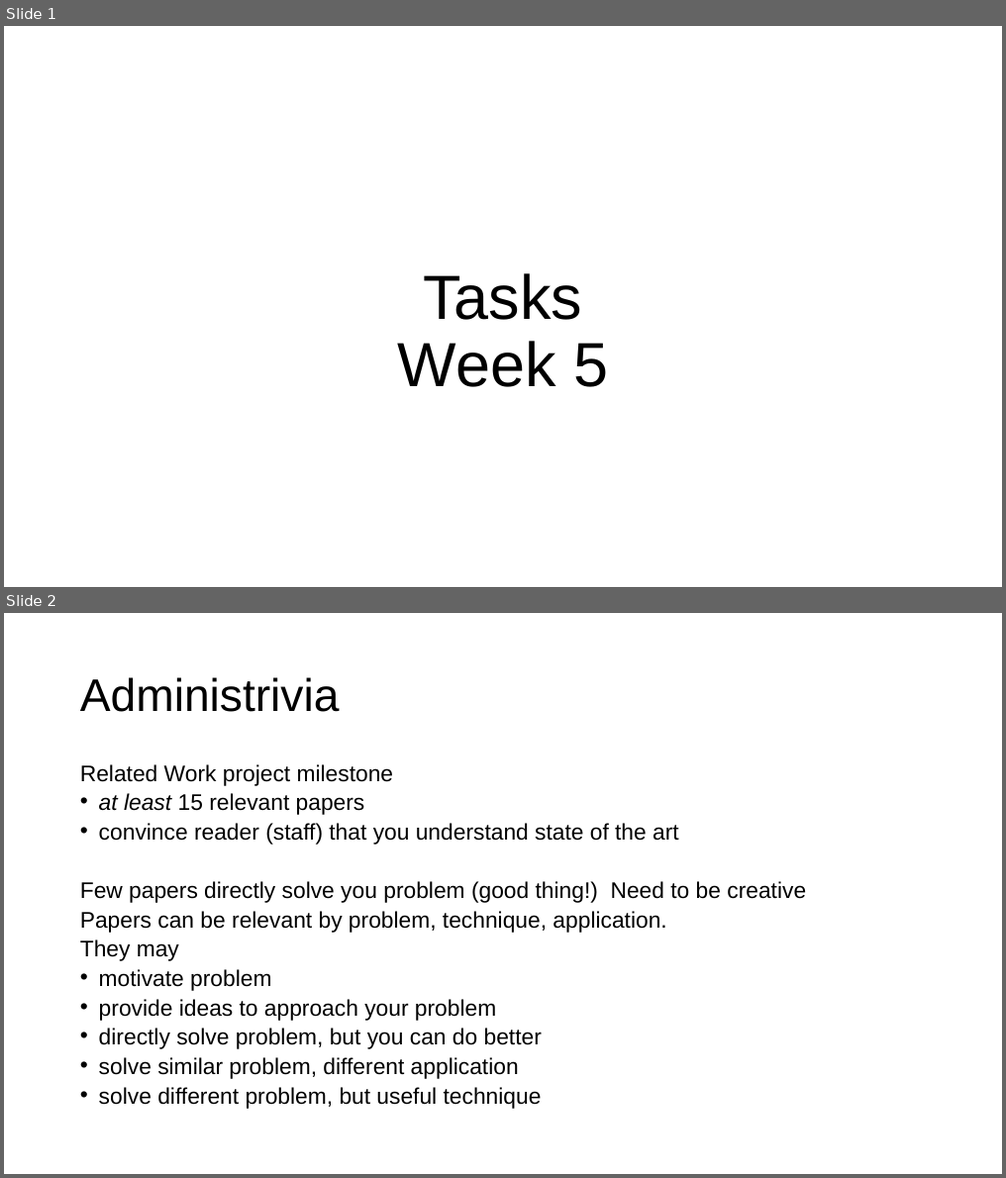
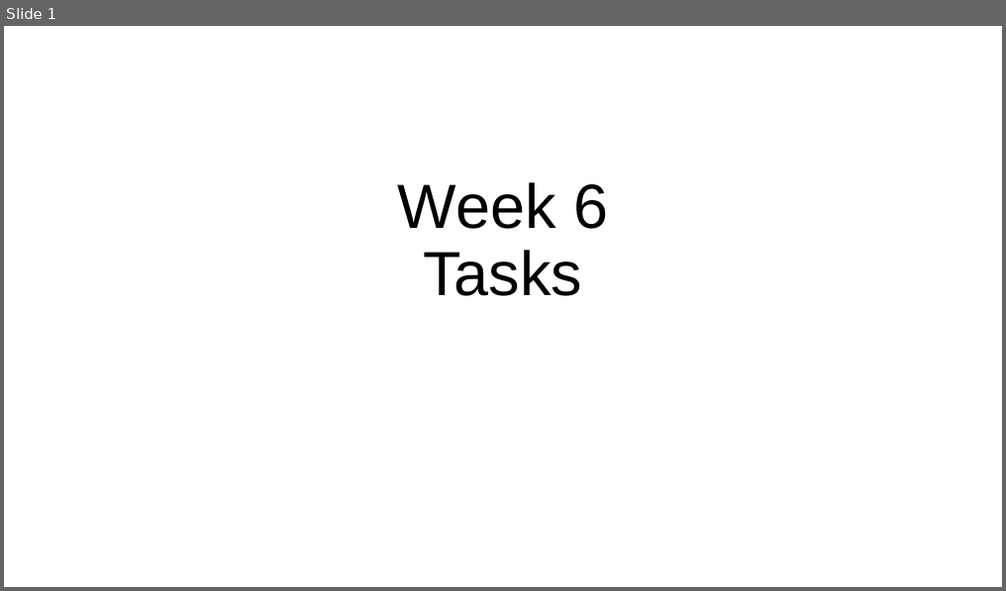
Before and after one commit to columbiaviz/columbiaviz.github.io, a slide deck: 2020s_w6998/lecs/05_tasks.pptx. Shown one above the other, each under a label of ours: slides 1 and 2 before the commit, slide 1 after it. The pictures are 1006x1178 and 1006x591 pixels, drawn with LibreOffice and Linux fonts; fonts in the diff are those of the drawing. Boxes give left, top, right and bottom in pixels: in the first picture for what was removed or moved away, otherwise in the second. Text is boxed around its words. In the diff, an @@ line names an element or a change of style, - is before the commit and + after.

```diff
--- a/2020s_w6998/lecs/05_tasks.pptx
+++ b/2020s_w6998/lecs/05_tasks.pptx
@@ slide 2 removed at (4, 613, 1002, 1174), background #FFFFFF @@
@@ title removed at (80, 677, 340, 712) @@
-Administrivia
@@ text removed at (80, 764, 806, 1108) @@
-Related Work project milestone
-• at least 15 relevant papers
-• convince reader (staff) that you understand state of the art
-Few papers directly solve you problem (good thing!) Need to be creative
-Papers can be relevant by problem, technique, application.
-They may
-• motivate problem
-• provide ideas to approach your problem
-• directly solve problem, but you can do better
-• solve similar problem, different application
-• solve different problem, but useful technique
@@ slide 1 changed as well @@
@@ title at (398, 182, 608, 296): text changed @@
-Tasks
-Week 5
+Week 6
+Tasks
```
Also in this commit, not shown: 2 other slides changed, 9 slides added, 4 other slides removed.
